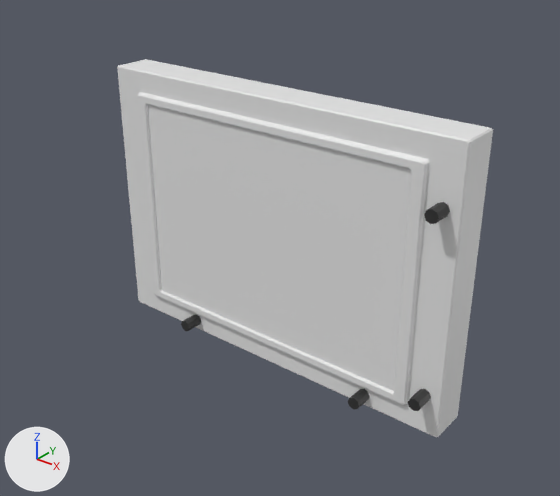
Renders of the FBX model PSMG_Team_Okapi/Assets/Models/X_Ray_Lightbox.fbx from each side of a commit.
Before and after are seen from a 50 mm lens placed at (0.0311, -0.0393, 0.0229), pointed at (-0.0007, 0.0005, -0.0018). The axes (+X, +Y, +Z) are drawn at lower left. The lights are the same throughout. Where no turn or scale is listed for an object, it has been applied to the vertices.

Names of what the first picture shows: 'X_Ray_Housing', 'X_Ray_Knobs', 'X_Ray_Screen'.
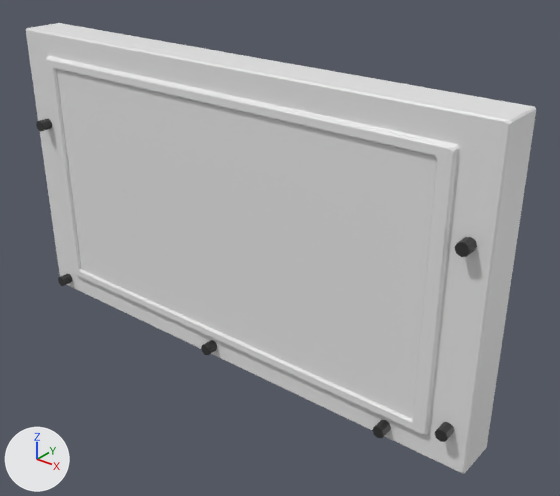
Where the newer file only moved an object's origin or applied its transform, the numbers keep the older frame.

The change in detail:
me_x_ray_screen has 4 vertices, 1 face and spans x -0.0109..0.0109, y -0.0022, z -0.0077..0.0077.
me_x_ray_screen is used by ob_x_ray_screen; location (0.0, 0.0, 0.0).
Part 1, on me_x_ray_screen:
Vertex 0 of me_x_ray_screen moves from (0.0109, -0.0022, -0.0077) at pixel (394, 391) to (0.0129, -0.0025, -0.0091).
Vertex 1 of me_x_ray_screen moves from (-0.0109, -0.0022, -0.0077) at pixel (161, 290) to (-0.0213, -0.0025, -0.0091).
Vertex 2 of me_x_ray_screen moves from (0.0109, -0.0022, 0.0077) to (0.0129, -0.0025, 0.0091).
Vertex 3 of me_x_ray_screen moves from (-0.0109, -0.0022, 0.0077) at pixel (147, 104) to (-0.0213, -0.0025, 0.0091).
me_x_ray_knobs has 64 vertices, 40 faces and spans x -0.0076..0.0135, y -0.0033..-0.002, z -0.0095..0.0062.
me_x_ray_knobs is used by ob_x_ray_knobs; location (0.0, 0.0, 0.0).
me_x_ray_knobs part 3: a new loose piece, an 8-sided cylinder along y spanning x -0.02556..-0.02466, y -0.00335..-0.00196, z -0.00954..-0.00863, in mat_x_ray_knobs (black #303030).
me_x_ray_knobs part 4: a new loose piece, an 8-sided cylinder along y spanning x -0.02556..-0.02466, y -0.00335..-0.00196, z 0.00499..0.00589, in mat_x_ray_knobs (black #303030).
me_x_ray_housing has 84 vertices, 81 faces and spans x -1.42..1.42, y -1.0..1.0, z -0.09..0.23.
me_x_ray_housing is used by ob_x_ray_housing; location (0.0, 0.0, 0.0); rotation (1.571, 0.0, 0.0), in degrees (90, 0, 0); scale (0.01, 0.01, 0.01).
me_x_ray_housing part 2: all 42 vertices in x -1.42..-1.08, y -1.0..1.0, z -0.09..0.23 are moved by (-0.72, 0.0, 0.0).
Object 'X_Ray_Knobs' (ob_x_ray_knobs) moves from (0.0, 0.0, 0.0) to (0.00197, 0.00009, -0.00146).
Object 'X_Ray_Housing' (ob_x_ray_housing) is rescaled from (0.01, 0.01, 0.01) to (0.0116, 0.0116, 0.0116).

Boxes [x1, y1, x2, y2] around the edits, measured in the pictures (560 x 496 px; the box of a moved part takes in the faces that stretch with it):
'X_Ray_Housing', reshaped, rescaled (36% wider, 19% taller)
    before: [117, 59, 493, 438]
    after: [26, 23, 536, 474]
'X_Ray_Screen', reshaped (45% wider, 22% taller)
    before: [148, 105, 411, 391]
    after: [56, 69, 437, 419]
'X_Ray_Knobs', reshaped, moved (64% wider, 54% taller)
    before: [181, 202, 450, 411]
    after: [36, 119, 477, 442]
part 2 of me_x_ray_housing, moved or reshaped
    before: [117, 59, 491, 436]
    after: [26, 23, 533, 472]
part 3 of me_x_ray_knobs, added
    after: [58, 274, 72, 286]
part 4 of me_x_ray_knobs, added
    after: [36, 119, 52, 131]
